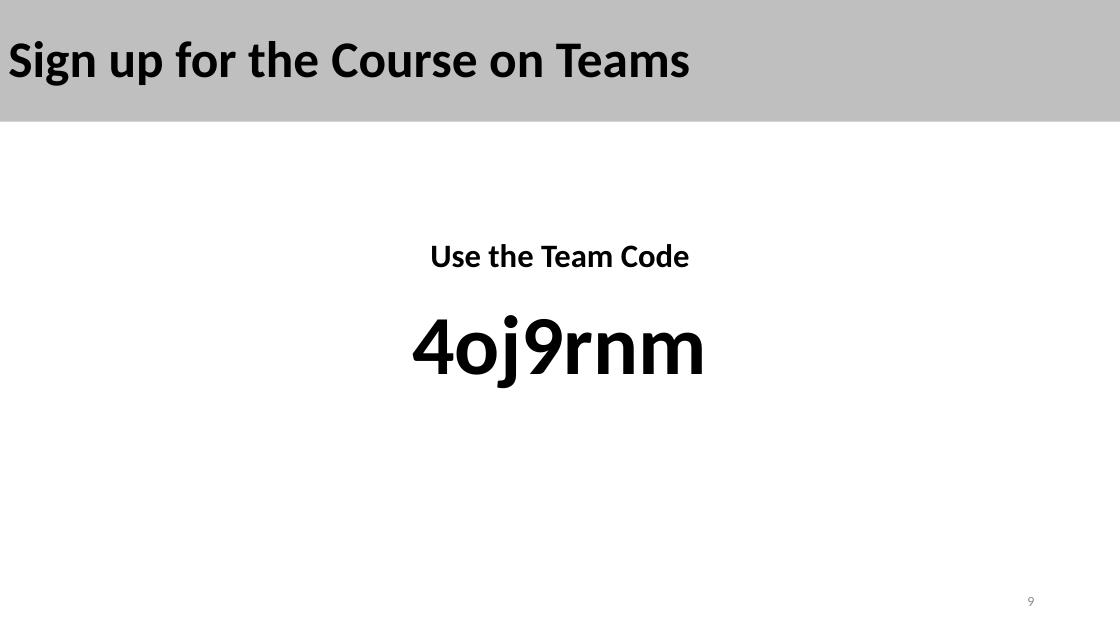
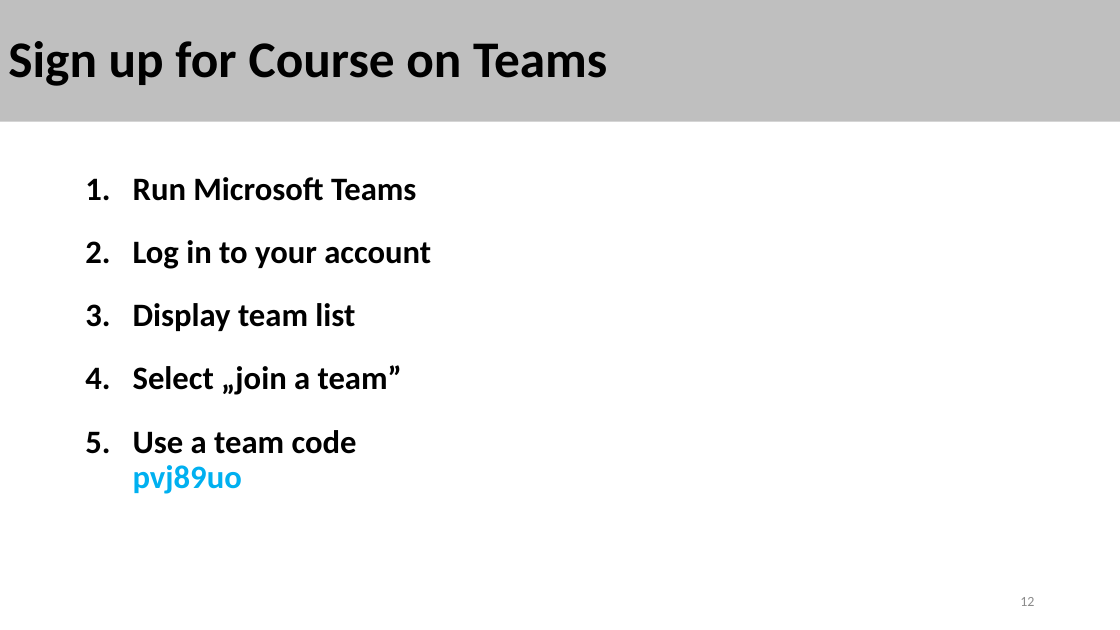
Before and after one commit to stalj/cp3, a slide deck: slide 12 of 01-CourseIntroduction/01-CourseIntroduction.pptx (slide 9 before the commit). Drawn at 1120x630 pixels with LibreOffice and Linux fonts; fonts in the diff are those of the drawing. Boxes give left, top, right and bottom in pixels: in the first picture for what was removed or moved away, otherwise in the second. Text is boxed around its words. In the diff, an @@ line names an element or a change of style, - is before the commit and + after.

```diff
--- a/01-CourseIntroduction/01-CourseIntroduction.pptx
+++ b/01-CourseIntroduction/01-CourseIntroduction.pptx
@@ title at (x1=8, y1=41, x2=607, y2=86): text changed @@
-Sign up for the Course on Teams
+Sign up for Course on Teams
@@ text at (x1=133, y1=177, x2=431, y2=494): text changed @@
-Use the Team Code
-4oj9rnm
+1. Run Microsoft Teams
+2. Log in to your account
+3. Display team list
+4. Select „join a team”
+5. Use a team code
+   pvj89uo
@@ page number at (x1=1020, y1=597, x2=1034, y2=606): text changed @@
-9
+12
```
Also in this commit, not shown: 11 other slides changed, 7 slides added, 5 slides removed, 10 other files.
